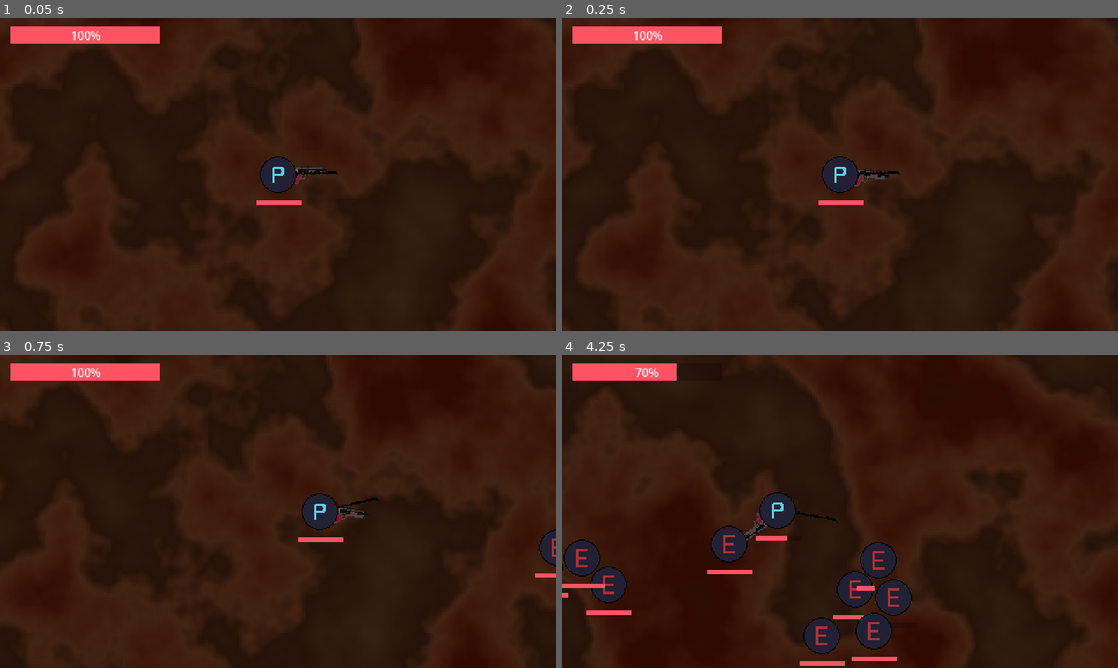
Above: before the commit, frames 1-4 (two rows, left to right).
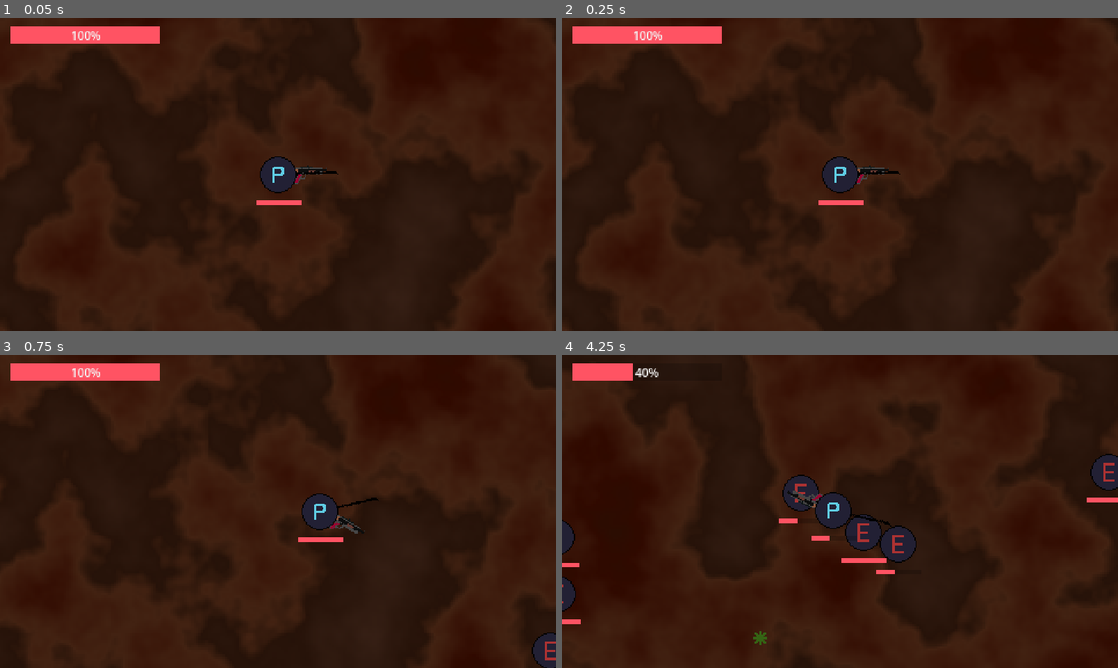
Above: after the commit, the same moments.

Repository: BaldurThor/CGDD
Game: Godot game, scene res://scenes/main.tscn
Same seed, same stepped clock (60 frames per second), same inputs: the game is played once before the commit and once after it.
Inputs (mouse positions are in pixels of both pictures, inside the frame that each line leads up to):
- Up to frame 1 (0.05 s): no input
- Up to frame 2 (0.25 s): no input
- Up to frame 3 (0.75 s): tap Enter at 0.5 s; move the mouse to (400, 495) at 0.52 s; hold D (move_right) from 0.53 s (still down); click (400, 495) at 0.67 s
- Up to frame 4 (4.25 s): move the mouse to (728, 527) at 1.27 s; release D (move_right) at 1.28 s; hold S (move_down) 1.28-2.03 s; move the mouse to (895, 442) at 2.02 s; hold D (move_right) 2.03-2.78 s; move the mouse to (812, 574) at 2.77 s; hold W (move_up) 2.78-3.53 s; click (812, 574) at 2.92 s; move the mouse to (1006, 558) at 3.52 s; hold A (move_left) from 3.53 s (still down)

Frame 1 is identical in both runs. In frame 2, 0.2% of the frame differs, in the area x 52-59%, y 47-54%; in frame 3, 1.0%; in frame 4, 12%, in the area x 0-100%, y 0-100%.

Commit message:
Improved the enemy spawning and player enemy targetting logic

Diff:
--- a/project.godot
+++ b/project.godot
@@ -18,6 +18,7 @@
 [autoload]
 
 GameManager="*res://scripts/game_manager.gd"
+EnemyManager="*res://scenes/enemy_manager.tscn"
 
 [display]
 
--- /dev/null
+++ b/scenes/enemy_manager.tscn
@@ -0,0 +1,19 @@
+[gd_scene load_steps=5 format=3 uid="uid://b6rjnevhtac41"]
+
+[ext_resource type="Script" path="res://scripts/enemy_manager.gd" id="1_vlxsp"]
+[ext_resource type="PackedScene" uid="uid://xw5n4dxry31f" path="res://scenes/enemy.tscn" id="2_sitqn"]
+[ext_resource type="Script" path="res://scripts/enemy_type.gd" id="3_d277p"]
+[ext_resource type="Resource" uid="uid://c46dmrx2g0p7p" path="res://assets/enemies/test_enemy.tres" id="4_crmm0"]
+
+[node name="EnemyManager" type="Node"]
+script = ExtResource("1_vlxsp")
+enemy_scene = ExtResource("2_sitqn")
+enemy_types = Array[ExtResource("3_d277p")]([ExtResource("4_crmm0")])
+
+[node name="EnemyTimer" type="Timer" parent="."]
+wait_time = 0.25
+autostart = true
+
+[node name="Enemies" type="Node" parent="."]
+
+[connection signal="timeout" from="EnemyTimer" to="." method="_on_enemy_timer_timeout"]
--- a/scenes/main.tscn
+++ b/scenes/main.tscn
@@ -1,23 +1,7 @@
-[gd_scene load_steps=5 format=3 uid="uid://brlmokmgg6xai"]
+[gd_scene load_steps=2 format=3 uid="uid://brlmokmgg6xai"]
 
 [ext_resource type="PackedScene" uid="uid://m0yu4nmvb5mw" path="res://scenes/player.tscn" id="1_v7f6l"]
-[ext_resource type="PackedScene" uid="uid://xw5n4dxry31f" path="res://scenes/enemy.tscn" id="2_wwxhn"]
-[ext_resource type="Script" path="res://scripts/enemy_type.gd" id="3_uj6jn"]
-[ext_resource type="Script" path="res://scripts/enemies.gd" id="7_xjop3"]
 
 [node name="Main" type="Node2D"]
 
 [node name="Player" parent="." instance=ExtResource("1_v7f6l")]
-unique_name_in_owner = true
-
-[node name="EnemyTimer" type="Timer" parent="."]
-wait_time = 0.1
-autostart = true
-script = ExtResource("7_xjop3")
-
-[node name="Enemies" type="Node" parent="."]
-script = ExtResource("7_xjop3")
-enemy_scene = ExtResource("2_wwxhn")
-enemy_type = ExtResource("3_uj6jn")
-
-[connection signal="timeout" from="EnemyTimer" to="Enemies" method="_on_enemy_timer_timeout"]
--- a/scenes/player.tscn
+++ b/scenes/player.tscn
@@ -15,7 +15,7 @@
 [ext_resource type="Theme" uid="uid://hn44xjwjebxk" path="res://themes/health_bar.tres" id="13_soul0"]
 [ext_resource type="PackedScene" uid="uid://b27piue7iem4c" path="res://scenes/health_bar.tscn" id="13_vcw5i"]
 [ext_resource type="Script" path="res://scripts/hud/health_bar.gd" id="14_543rk"]
-[ext_resource type="Script" path="res://scenes/hud.gd" id="15_60owl"]
+[ext_resource type="Script" path="res://scripts/hud/hud.gd" id="15_60owl"]
 [ext_resource type="Script" path="res://scripts/entity_health.gd" id="15_t31hb"]
 
 [sub_resource type="ShaderMaterial" id="ShaderMaterial_upf5s"]
@@ -37,12 +37,6 @@
 
 [sub_resource type="CircleShape2D" id="CircleShape2D_sa55p"]
 radius = 16.0
-
-[sub_resource type="Curve2D" id="Curve2D_d34cf"]
-_data = {
-"points": PackedVector2Array(0, 0, 0, 0, -286, -200, 0, 0, 0, 0, 297, -202, 0, 0, 0, 0, 298, 186, 0, 0, 0, 0, -280, 190, 0, 0, 0, 0, -286, -200)
-}
-point_count = 5
 
 [sub_resource type="CircleShape2D" id="CircleShape2D_35cqd"]
 radius = 50.0
@@ -68,13 +62,6 @@
 
 [node name="Camera2D" type="Camera2D" parent="."]
 position_smoothing_enabled = true
-
-[node name="SpawnPath" type="Path2D" parent="."]
-curve = SubResource("Curve2D_d34cf")
-
-[node name="SpawnLocation" type="PathFollow2D" parent="SpawnPath"]
-position = Vector2(-286, -200)
-rotation = -0.00343052
 
 [node name="PistolSwivel" type="Node2D" parent="."]
 script = ExtResource("4_chwgw")
--- a/scripts/enemies.gd
+++ /dev/null
@@ -1,26 +0,0 @@
-class_name Enemies extends Node
-
-@onready var player: Player = %Player
-
-@export var enemy_scene: PackedScene
-
-@export var enemy_type: EnemyType:
-	set(value):
-		enemy_type = value
-		update_configuration_warnings()
-
-func _on_enemy_timer_timeout() -> void:
-	# Create a new instance of the Mob scene.
-	var enemy = enemy_scene.instantiate()
-
-	# Choose a random location on the SpawnPath.
-	# We store the reference to the SpawnLocation node.
-	var enemy_spawn_location = player.get_spawn_area()
-
-	# And give it a random offset.
-	enemy_spawn_location.progress_ratio = randf()
-
-	enemy.initialize(enemy_spawn_location.position)
-
-	# Spawn the mob by adding it to the Main scene.
-	add_child(enemy)
--- a/scripts/enemy.gd
+++ b/scripts/enemy.gd
@@ -1,14 +1,16 @@
 class_name Enemy extends CharacterBody2D
 
 var player: Player = null
+var type: EnemyType = null
 
 @export var enemy_type: EnemyType = null
 const EXPERIENCE_GEM = preload("res://scenes/experience_gem.tscn")
 
 @onready var entity_health: EntityHealth = $EntityHealth
 
-func initialize(start_position):
-	self.position = start_position
+func initialize(start_position: Vector2, enemy_type: EnemyType):
+	position = start_position
+	type = enemy_type
 
 func _ready() -> void:
 	player = GameManager.get_player()
--- /dev/null
+++ b/scripts/enemy_manager.gd
@@ -0,0 +1,40 @@
+class_name Enemies extends Node
+
+var player: Player
+
+@export var enemy_scene: PackedScene
+@export var enemy_types: Array[EnemyType] = []
+@export var spawn_radius: float = 300
+
+@onready var enemies: Node = $Enemies
+
+func _on_enemy_timer_timeout() -> void:
+	if player == null:
+		player = GameManager.get_player()
+
+	var enemy_type = enemy_types.pick_random()
+
+	# Create a new instance of the Mob scene.
+	var enemy = enemy_scene.instantiate()
+
+	# Choose a random spawn location around the player in a circle
+	var spawn_theta = randf_range(0, 2 * PI)
+	var spawn_location = Vector2(cos(spawn_theta), sin(spawn_theta)) * spawn_radius + player.global_position
+
+	enemy.initialize(spawn_location, enemy_type)
+
+	# Spawn the mob by adding it to the Main scene.
+	enemies.add_child(enemy)
+
+func get_closest_enemy_to_player():
+	if player == null:
+		player = GameManager.get_player()
+
+	var all_enemies = enemies.get_children()
+	var closest = null
+	for enemy in all_enemies:
+		if closest == null:
+			closest = enemy
+		elif player.position.distance_to(closest.position) > player.position.distance_to(enemy.position):
+			closest = enemy
+	return closest
--- a/scripts/gun_rotation.gd
+++ b/scripts/gun_rotation.gd
@@ -1,23 +1,6 @@
 class_name GunSwivel extends Node2D
 
-func find_closest_enemy():
-	var enemies = get_node("/root/Main/Enemies").get_children()
-	var closest = null
-	var player = GameManager.get_player()
-	for enemy in enemies:
-		if closest == null:
-			closest = enemy
-		elif player.position.distance_to(closest.position) > player.position.distance_to(enemy.position):
-			closest = enemy
-	return closest
-
-# Called when the node enters the scene tree for the first time.
-func _ready() -> void:
-	pass
-
-
-# Called every frame. 'delta' is the elapsed time since the previous frame.
 func _process(_delta: float) -> void:
-	var enemy = find_closest_enemy()
+	var enemy = EnemyManager.get_closest_enemy_to_player()
 	if enemy != null:
 		look_at(enemy.position)
--- a/scripts/player.gd
+++ b/scripts/player.gd
@@ -21,9 +21,6 @@
 	# properly assigned for other scripts to access.
 	GameManager.assign_player(self)
 
-func get_spawn_area() -> PathFollow2D:
-	return $SpawnPath/SpawnLocation
-
 func _input(event: InputEvent) -> void:
 	# DEBUG: Allows you to press escape to quickly close the game
 	if event is InputEventKey and event.keycode == KEY_ESCAPE:
Not shown: 1 places in scenes/player.tscn that only renumber resources
Renamed: scenes/hud.gd -> scripts/hud/hud.gd
